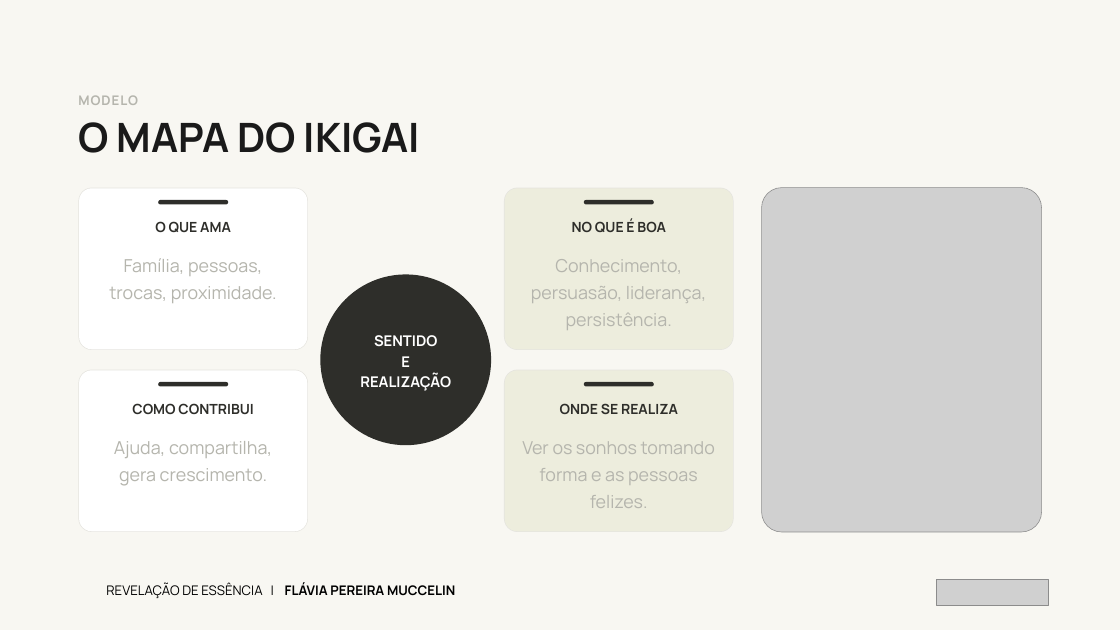
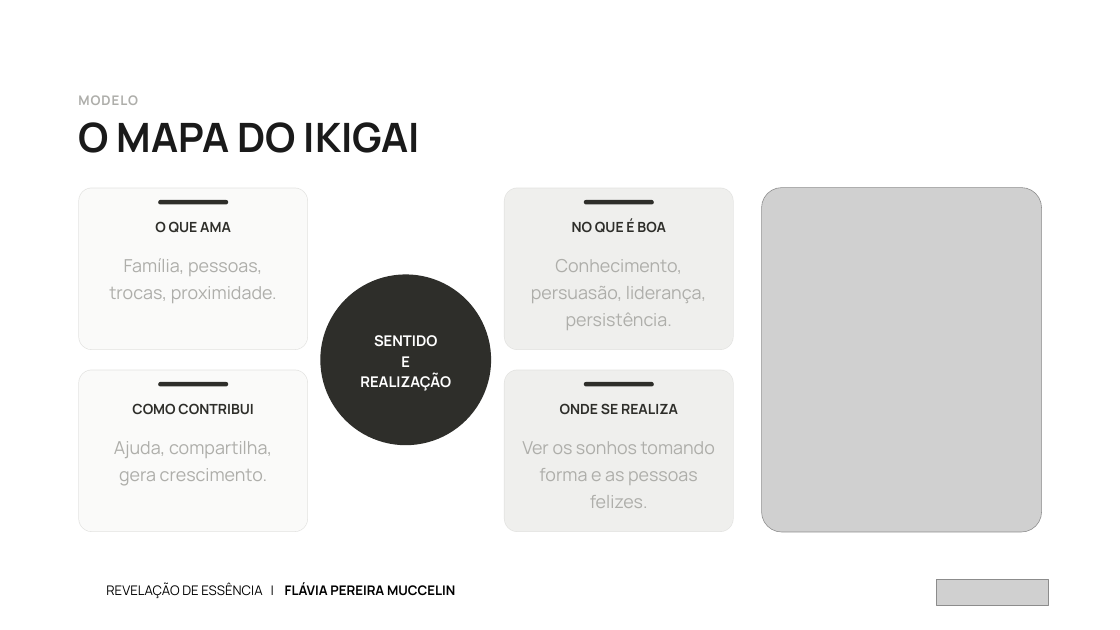
Before and after one commit to kellyalbertkabrand/Apresentacao_Revelacao_de_Essencia, a slide deck: slide 20 of Revelacao-de-Essencia-Flavia-Pereira-Muccelin.pptx. Drawn at 1120x630 pixels with LibreOffice and Linux fonts; fonts in the diff are those of the drawing; grey boxes stand for pictures. Boxes give left, top, right and bottom in pixels: in the first picture for what was removed or moved away, otherwise in the second. Text is boxed around its words. In the diff, an @@ line names an element or a change of style, - is before the commit and + after.

```diff
--- a/Revelacao-de-Essencia-Flavia-Pereira-Muccelin.pptx
+++ b/Revelacao-de-Essencia-Flavia-Pereira-Muccelin.pptx
@@ background #F8F7F2 to #FFFFFF @@
@@ rounded rectangle at (x1=504, y1=188, x2=734, y2=350): fill #E5E4DF to #E3E3E1 @@
@@ rounded rectangle at (x1=505, y1=188, x2=733, y2=349): fill #EDEDDD to #EFEFED @@
@@ text "Conhecimento, persuasão, liderança, persistência." at (x1=531, y1=259, x2=707, y2=330): text colour #B5B5AD to #AEAEAA @@
@@ rounded rectangle at (x1=504, y1=370, x2=734, y2=532): fill #E5E4DF to #E3E3E1 @@
@@ rounded rectangle at (x1=505, y1=370, x2=733, y2=531): fill #EDEDDD to #EFEFED @@
@@ text "Ver os sonhos tomando forma ..." at (x1=522, y1=441, x2=715, y2=508): text colour #B5B5AD to #AEAEAA @@
```
Also in this commit, not shown: 18 other slides changed, 1 other file.
